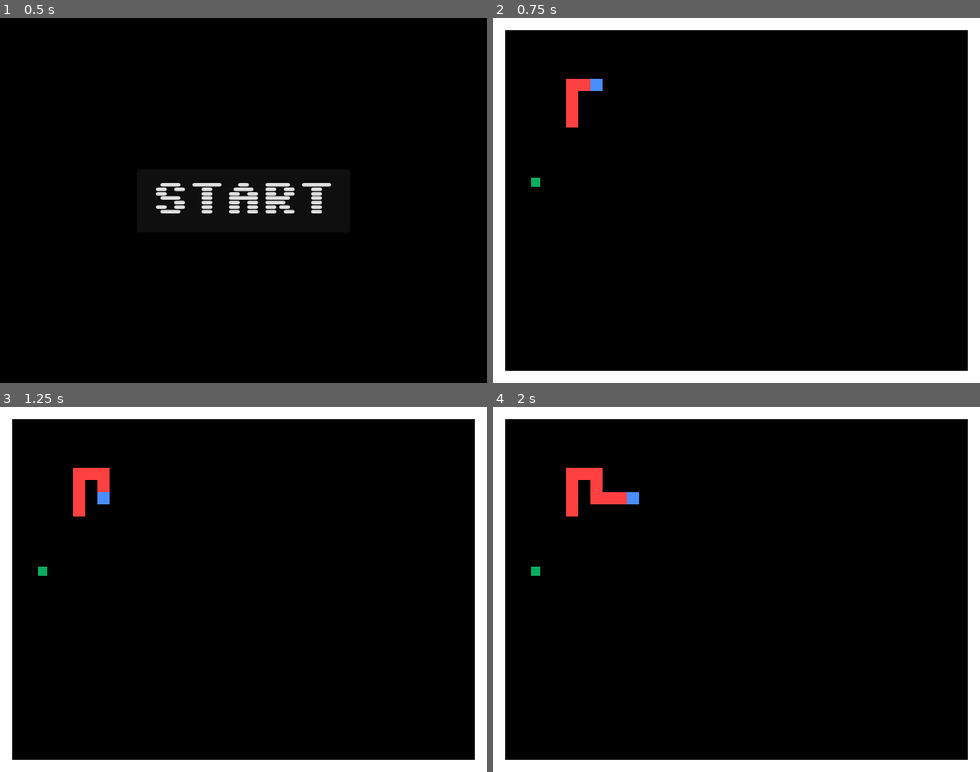
Above: before the commit, frames 1-4 (two rows, left to right).
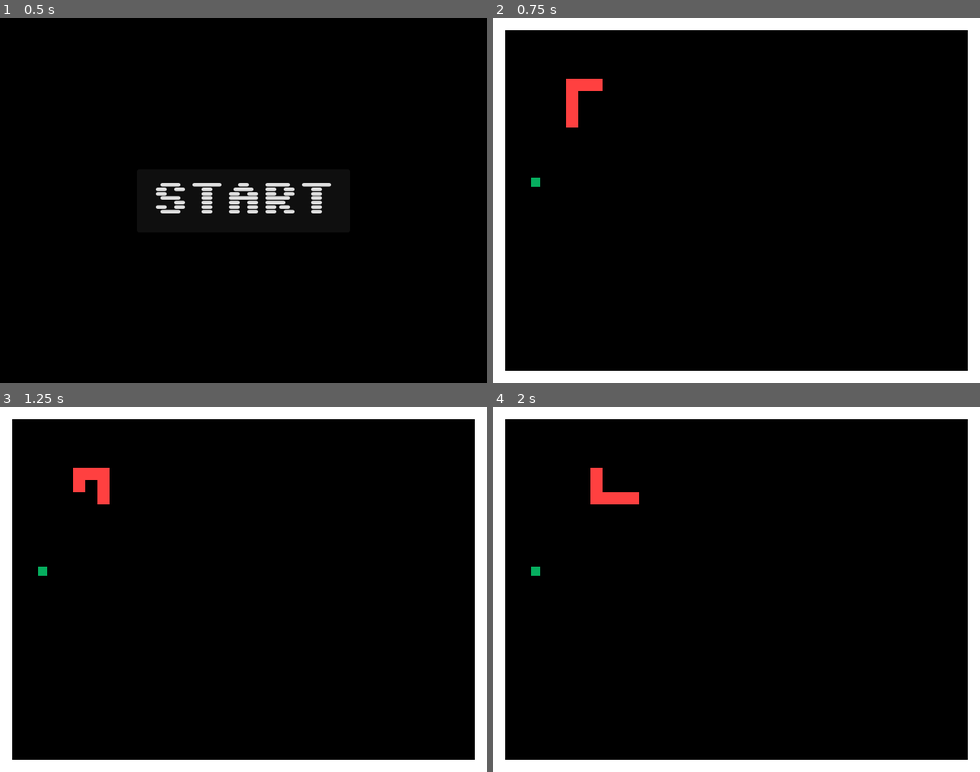
Above: after the commit, the same moments.

Repository: mkacik/godot-snek
Game: Godot game, scene res://scenes/main.tscn
The game is run twice, just before and just after one commit, with the same random seed, the same clock (stepped at 60 frames per second) and the same inputs.
Inputs:
- Up to frame 1 (0.5 s): no input
- Up to frame 2 (0.75 s): click "START" at 0.5 s
- Up to frame 3 (1.25 s): no input
- Up to frame 4 (2 s): hold Right (move_right) from 1.28 s (still down)

Frame 1 is identical in both runs. In frame 2, less than 0.1% of the frame differs, in the area x 20-23%, y 16-20%; in frame 3, 0.2%; in frame 4, 0.5%, in the area x 15-30%, y 16-30%.

Commit message:
Finished the completely unnecessary refactor :D
As always, this ended up being less of a "fix" and more of "let's swap current set of tradeoffs for
new one". Still, I like that now I have only one node needing to understand cell size. Also did
bunch of small cleanups for readibility.

Diff:
--- a/lib/common.gd
+++ b/lib/common.gd
@@ -2,6 +2,9 @@
 
 const MOVE_ANIMATION_SPEED = 100
 
+# Default clamp implementation requires that first argument passed contains
+# the min values and second contains the max. This helper function drops this
+# requirement.
 static func clamped(pos: Vector2, a: Vector2, b: Vector2) -> Vector2:
     var min_pos = Vector2.ZERO
     var max_pos = Vector2.ZERO
--- a/scenes/level.gd
+++ b/scenes/level.gd
@@ -17,44 +17,46 @@
 
 var player_cell
 var player_target_cell
+
 var tail_end_cell
 var tail_end_target_cell
+
 var tail_segments = []
 
 func _ready() -> void:
     grid_size = get_viewport_rect().size / cell_size
     cells = Cells.new(grid_size)
 
-func _process(delta: float):
+func _process(_delta: float) -> void:
     if Input.is_action_pressed("move_right"):
-        if $Player.is_move_allowed(Vector2.RIGHT):
+        if $Player.can_move(Vector2.RIGHT):
             next_direction = Vector2.RIGHT
     elif Input.is_action_pressed("move_left"):
-        if $Player.is_move_allowed(Vector2.LEFT):
+        if $Player.can_move(Vector2.LEFT):
             next_direction = Vector2.LEFT
     elif Input.is_action_pressed("move_down"):
-        if $Player.is_move_allowed(Vector2.DOWN):
+        if $Player.can_move(Vector2.DOWN):
             next_direction = Vector2.DOWN
     elif Input.is_action_pressed("move_up"):
-        if $Player.is_move_allowed(Vector2.UP):
+        if $Player.can_move(Vector2.UP):
             next_direction = Vector2.UP
 
-func spawn_wall(cell: Vector2):
+func spawn_wall(cell: Vector2, new_name: String) -> void:
     var wall = wall_scene.instantiate()
+    wall.name = new_name
     wall.position = cell * cell_size
     add_child(wall)
     cells.mark_occupied(cell)
 
 func spawn_walls() -> void:
     for x in range(0, grid_size.x):
-        # only top and bottom rows
-        for y in [0, grid_size.y - 1]:
-            spawn_wall(Vector2(x, y))
+        spawn_wall(Vector2(x, 0), "WallNorth" + str(x))
+        spawn_wall(Vector2(x, grid_size.y - 1), "WallSouth" + str(x))
 
     # skipping first and last rows because they were covered by loop above
     for y in range(1, grid_size.y - 1):
-        for x in [0, grid_size.x - 1]:
-            spawn_wall(Vector2(x, y))
+        spawn_wall(Vector2(0, y), "WallWest" + str(y))
+        spawn_wall(Vector2(grid_size.x - 1, y), "WallEast" + str(y))
 
 func spawn_apple() -> void:
     # no need to mark previous cell free: this function is only called on start
@@ -64,29 +66,46 @@
     $Apple.position = cell * cell_size
     cells.mark_occupied(cell)
 
-func spawn_tail_segment(cell: Vector2):
+func spawn_tail_segment(cell: Vector2) -> void:
     var tail_segment = tail_scene.instantiate()
-    tail_segment.name = "TailBody" + str(tail_segments.size())
+    tail_segment.name = "TailSegment" + str(tail_segments.size())
     tail_segment.position = cell * cell_size
     tail_segments.push_back(tail_segment)
-    add_child(tail_segment)
+
+    # This will ensure that new tail segments will be rendered every frame
+    # before the Apple, Player and dynamically added walls.
+    $TailEnd.call_deferred("add_sibling", tail_segment)
     cells.mark_occupied(cell)
 
-func spawn_player(cell: Vector2):
+func spawn_player(cell: Vector2) -> void:
     player_cell = cell
+    player_target_cell = cell
     $Player.start(cell * cell_size)
     cells.mark_occupied(cell)
 
-func spawn_snake():
+func spawn_tail_end(cell: Vector2) -> void:
+    # Tail end is a fake segment that overlaps the last tail segment (when snake
+    # is not moving, it overlaps 100%). It's purpose is to make animation smooth
+    # at the end of tail. It's already occupied, so no need to mark it.
+    tail_end_cell = cell
+    tail_end_target_cell = cell
+    $TailEnd.start(cell * cell_size)
+
+func spawn_snake() -> void:
     var cell = Vector2(8, 5)
     spawn_player(cell)
 
-    for direction in [Vector2.LEFT, Vector2.LEFT, Vector2.DOWN, Vector2.DOWN, Vector2.DOWN]:
+    var tail_segment_relative_positions = [Vector2.LEFT, Vector2.LEFT, Vector2.DOWN, Vector2.DOWN, Vector2.DOWN]
+    for direction in tail_segment_relative_positions:
         cell += direction
         spawn_tail_segment(cell)
 
-    # finally, pick starting direction
-    next_direction = [Vector2.DOWN, Vector2.LEFT, Vector2.UP].pick_random()
+    spawn_tail_end(cell)
+
+    # Pick staring direction. Can go in one of 3 directions
+    var valid_directions = [Vector2.LEFT, Vector2.DOWN, Vector2.RIGHT, Vector2.UP]
+    valid_directions.erase(tail_segment_relative_positions[0])
+    next_direction = valid_directions.pick_random()
 
 func start() -> void:
     cells.initialize()
@@ -94,34 +113,60 @@
     spawn_walls()
     spawn_apple()
     show()
+    $MoveTimer.start()
 
-func mark_grid_cell_occupied(cell: Vector2) -> void:
-    cells.mark_occupied(cell)
-
-func mark_grid_cell_unoccupied(cell: Vector2) -> void:
-    cells.mark_free(cell)
-
-func get_random_unoccupied_grid_cell() -> Vector2:
-    return cells.get_random_free_cell()
+func stop() -> void:
+    hide()
+    $MoveTimer.stop()
+    $Player.stop()
+    $TailEnd.stop()
+    get_tree().call_group("walls", "queue_free")
+    get_tree().call_group("tail", "queue_free")
+    tail_segments.clear()
 
 func tick() -> void:
+    # 1. Move the player.
     player_target_cell = player_cell + next_direction
-    print(player_target_cell)
     $Player.move(player_target_cell * cell_size)
     cells.mark_occupied(player_target_cell)
 
+    # 2A. Move the body: pick the last tail segment and pop it where player
+    # is moving away from. Before the move collisions need to be disabled,
+    # to not interfere with player.
+    var last_segment = tail_segments.pop_back()
+    last_segment.deferred_disable_collisions()
+    last_segment.set_deferred("position", player_cell * cell_size)
+    tail_segments.push_front(last_segment)
+
+    # 2B. Reenable collisions for the now second segment ,that is no longer
+    # touching the player.
+    tail_segments[1].deferred_enable_collisions()
+
+    # 3. Move the tail end towards the last tail segment until they are in the
+    # same cell
+    tail_end_target_cell = tail_segments[-1].position / cell_size
+    $TailEnd.move(tail_end_target_cell * cell_size)
 
 func _on_player_finished_moving() -> void:
-     player_cell = player_target_cell
+    player_cell = player_target_cell
+
+func _on_tail_end_finished_moving() -> void:
+    tail_end_cell = tail_end_target_cell
+
+    # only if player is not moving into there in the meantime
+    # var player_target_grid_position = $Level/Player.target_position / cell_size
+    # if previous_tail_position != player_target_grid_position:
+    #    $Level.mark_grid_cell_unoccupied(previous_tail_position)
+
+func _on_player_apple_eaten() -> void:
+    spawn_tail_segment(tail_end_target_cell)
+    spawn_apple()
+
+func _on_player_wall_hit() -> void:
+    game_over.emit()
 
 func _on_move_timer_timeout() -> void:
-    pass # Replace with function body.
-
-func _on_player_wall_hit() -> void:
-    # timer stop
-    hide()
-    game_over.emit()
-
+    tick()
 
 # This class is used to keep track of free cells to spawn the apples on. When
 # picking position at random, there is a risk of selecting cell that snake is
--- a/scenes/level.tscn
+++ b/scenes/level.tscn
@@ -1,10 +1,11 @@
-[gd_scene load_steps=6 format=3 uid="uid://02oxhj8djhwr"]
+[gd_scene load_steps=7 format=3 uid="uid://02oxhj8djhwr"]
 
 [ext_resource type="Script" path="res://scenes/level.gd" id="1_tjnu4"]
 [ext_resource type="PackedScene" uid="uid://kdaaygddkmlt" path="res://scenes/wall.tscn" id="2_arvb6"]
 [ext_resource type="PackedScene" uid="uid://b7xulcvavdwjv" path="res://scenes/apple.tscn" id="3_6tv26"]
 [ext_resource type="PackedScene" uid="uid://cy37563fghig2" path="res://scenes/tail.tscn" id="3_ki6ss"]
 [ext_resource type="PackedScene" uid="uid://crojdhwqcostg" path="res://scenes/player.tscn" id="3_rgire"]
+[ext_resource type="PackedScene" uid="uid://bvrxvn86aje38" path="res://scenes/tail_end.tscn" id="5_dmfuh"]
 
 [node name="Level" type="Node2D"]
 visible = false
@@ -13,14 +14,18 @@
 tail_scene = ExtResource("3_ki6ss")
 apple_scene = ExtResource("3_6tv26")
 
+[node name="MoveTimer" type="Timer" parent="."]
+wait_time = 0.25
+
+[node name="TailEnd" parent="." instance=ExtResource("5_dmfuh")]
+
 [node name="Apple" parent="." instance=ExtResource("3_6tv26")]
 visible = true
 
 [node name="Player" parent="." instance=ExtResource("3_rgire")]
 
-[node name="MoveTimer" type="Timer" parent="."]
-
-[connection signal="apple_eaten" from="Player" to="." method="spawn_apple"]
+[connection signal="timeout" from="MoveTimer" to="." method="_on_move_timer_timeout"]
+[connection signal="finished_moving" from="TailEnd" to="." method="_on_tail_end_finished_moving"]
+[connection signal="apple_eaten" from="Player" to="." method="_on_player_apple_eaten"]
 [connection signal="finished_moving" from="Player" to="." method="_on_player_finished_moving"]
 [connection signal="wall_hit" from="Player" to="." method="_on_player_wall_hit"]
-[connection signal="timeout" from="MoveTimer" to="." method="_on_move_timer_timeout"]
--- a/scenes/main.gd
+++ b/scenes/main.gd
@@ -1,9 +1,4 @@
 extends Node
-
-@export var cell_size: int = 16
-@export var tail_scene: PackedScene
-var tail_segments: Array = [];
-var previous_tail_position
 
 func _ready() -> void:
     pass
@@ -11,71 +6,9 @@
 func _process(_delta: float) -> void:
     pass
 
-func add_tail_segment(grid_position):
-    var tail_segment = tail_scene.instantiate()
-    tail_segment.name = "TailBody" + str(tail_segments.size())
-    tail_segment.position = grid_position * cell_size
-    tail_segments.push_back(tail_segment)
-
-    # I want the tail body to display under the tail end and player
-    $Background.call_deferred("add_sibling", tail_segment)
-
 func new_game():
     $Level.start()
 
-    var grid_position: Vector2 = Vector2(8, 5)
-    for direction in [Vector2.LEFT, Vector2.LEFT, Vector2.DOWN, Vector2.DOWN, Vector2.DOWN]:
-        grid_position = grid_position + direction
-        add_tail_segment(grid_position)
-        $Level.mark_grid_cell_occupied(grid_position)
-
-    $TailEnd.start(grid_position * cell_size)
-
-    previous_tail_position = grid_position
-
-    $MoveTimer.start()
-
 func game_over():
-    $MoveTimer.stop()
-
-    $Level.hide()
-    $TailEnd.hide()
-
-    tail_segments.clear()
-    get_tree().call_group("tail", "queue_free")
-
+    $Level.stop()
     $HUD.show_game_over_message()
-
-func tick() -> void:
-
-    var player_grid_position = $Level/Player.position / cell_size
-
-    # pick the last tail segment
-    # disable it's collisions so it does not interfere with the player
-    # put it in the same spot as player is, before player starts moving
-    # as it's now right after the player, push it in front of the segments list
-    # but only after collisions were disabled
-    var segment_to_move = tail_segments.pop_back()
-    var new_tail_end_target_position = tail_segments[-1].position
-
-    tail_segments[0].deferred_enable_collisions()
-    tail_segments.push_front(segment_to_move)
-    segment_to_move.deferred_disable_collisions()
-    segment_to_move.set_deferred("position", player_grid_position * cell_size)
-
-    previous_tail_position = $TailEnd.position / cell_size
-    $TailEnd.move(new_tail_end_target_position)
-
-func free_up_previous_tail_position() -> void:
-    # only if player is not moving into there in the meantime
-    var player_target_grid_position = $Level/Player.target_position / cell_size
-    if previous_tail_position != player_target_grid_position:
-        $Level.mark_grid_cell_unoccupied(previous_tail_position)
-
-func _on_move_timer_timeout() -> void:
-    tick()
-    $Level.tick()
-
-func apple_eaten() -> void:
-    add_tail_segment(tail_segments[-1].position / cell_size)
-    $Level.spawn_apple()
--- a/scenes/main.tscn
+++ b/scenes/main.tscn
@@ -1,14 +1,11 @@
-[gd_scene load_steps=6 format=3 uid="uid://ci0v6bd3v8irk"]
+[gd_scene load_steps=4 format=3 uid="uid://ci0v6bd3v8irk"]
 
 [ext_resource type="Script" path="res://scenes/main.gd" id="1_pmvye"]
-[ext_resource type="PackedScene" uid="uid://cy37563fghig2" path="res://scenes/tail.tscn" id="2_u8psf"]
-[ext_resource type="PackedScene" uid="uid://bvrxvn86aje38" path="res://scenes/tail_end.tscn" id="3_tr712"]
 [ext_resource type="PackedScene" uid="uid://ccmivnmm1cxdu" path="res://scenes/hud.tscn" id="3_uv6ks"]
 [ext_resource type="PackedScene" uid="uid://02oxhj8djhwr" path="res://scenes/level.tscn" id="4_0euvk"]
 
 [node name="Main" type="Node"]
 script = ExtResource("1_pmvye")
-tail_scene = ExtResource("2_u8psf")
 
 [node name="Background" type="ColorRect" parent="."]
 anchors_preset = 15
@@ -18,16 +15,9 @@
 grow_vertical = 2
 color = Color(0, 0, 0, 1)
 
-[node name="MoveTimer" type="Timer" parent="."]
-wait_time = 0.25
-
-[node name="TailEnd" parent="." instance=ExtResource("3_tr712")]
-visible = false
-
 [node name="Level" parent="." instance=ExtResource("4_0euvk")]
 
 [node name="HUD" parent="." instance=ExtResource("3_uv6ks")]
 
-[connection signal="timeout" from="MoveTimer" to="." method="_on_move_timer_timeout"]
-[connection signal="tail_left_previous_cell" from="TailEnd" to="." method="free_up_previous_tail_position"]
+[connection signal="game_over" from="Level" to="." method="game_over"]
 [connection signal="start_game" from="HUD" to="." method="new_game"]
--- a/scenes/player.gd
+++ b/scenes/player.gd
@@ -5,8 +5,6 @@
 signal wall_hit
 signal apple_eaten
 signal finished_moving
-
-@export var move_animation_speed: int = 100
 
 var direction: Vector2
 var target_position: Vector2
@@ -19,23 +17,28 @@
         return
 
     var velocity = direction * Common.MOVE_ANIMATION_SPEED
-    # enforce new position to be between current and target position
     position = Common.clamped(position + velocity * delta, position, target_position)
     if position == target_position:
         finished_moving.emit()
 
-func start(new_position: Vector2):
+func start(new_position: Vector2) -> void:
     position = new_position
     target_position = new_position
     direction = Vector2.ZERO
     $CollisionShape2D.set_deferred("disabled", false)
 
-func is_move_allowed(maybe_next_direction) -> bool:
-    return (direction + maybe_next_direction) != Vector2.ZERO
+func stop() -> void:
+    position = Vector2.ZERO
+    target_position = Vector2.ZERO
+    direction = Vector2.ZERO
+    $CollisionShape2D.set_deferred("disabled", true)
 
 func move(new_position: Vector2) -> void:
     direction = (new_position - position).normalized()
     target_position = new_position
+
+func can_move(maybe_next_direction: Vector2) -> bool:
+    return (direction + maybe_next_direction) != Vector2.ZERO
 
 func _on_body_entered(body: Node2D) -> void:
     if (body.name == "Apple"):
--- a/scenes/player.tscn
+++ b/scenes/player.tscn
@@ -18,6 +18,6 @@
 [node name="ColorRect" type="ColorRect" parent="."]
 offset_right = 16.0
 offset_bottom = 16.0
-color = Color(0.287868, 0.558448, 1, 1)
+color = Color(1, 0.25098, 0.25098, 1)
 
 [connection signal="body_entered" from="." to="." method="_on_body_entered"]
--- a/scenes/tail.gd
+++ b/scenes/tail.gd
@@ -1,7 +1,7 @@
 extends AnimatableBody2D
 
 func _ready() -> void:
-    pass # Replace with function body.
+    pass
 
 func _process(_delta: float) -> void:
     pass
--- a/scenes/tail_end.gd
+++ b/scenes/tail_end.gd
@@ -2,7 +2,7 @@
 
 const Common = preload("res://lib/common.gd")
 
-signal tail_left_previous_cell
+signal finished_moving
 
 var direction: Vector2
 var target_position: Vector2
@@ -11,20 +11,24 @@
     pass
 
 func _process(delta: float) -> void:
-    if position != target_position:
-        var velocity = direction * Common.MOVE_ANIMATION_SPEED
-        # enforce new position to be between current and target position
-        position = Common.clamped(position + velocity * delta, position, target_position)
-    elif direction != Vector2.ZERO:
-        direction = Vector2.ZERO
-        tail_left_previous_cell.emit()
+    if position == target_position:
+        return
+
+    var velocity = direction * Common.MOVE_ANIMATION_SPEED
+    position = Common.clamped(position + velocity * delta, position, target_position)
+    if position == target_position:
+        finished_moving.emit()
 
 func move(new_target_position: Vector2) -> void:
     direction = (new_target_position - target_position).normalized()
     target_position = new_target_position
 
-func start(new_position: Vector2):
+func start(new_position: Vector2) -> void:
     position = new_position
     target_position = new_position
     direction = Vector2.ZERO
-    show()
+
+func stop() -> void:
+    position = Vector2.ZERO
+    target_position = Vector2.ZERO
+    direction = Vector2.ZERO
